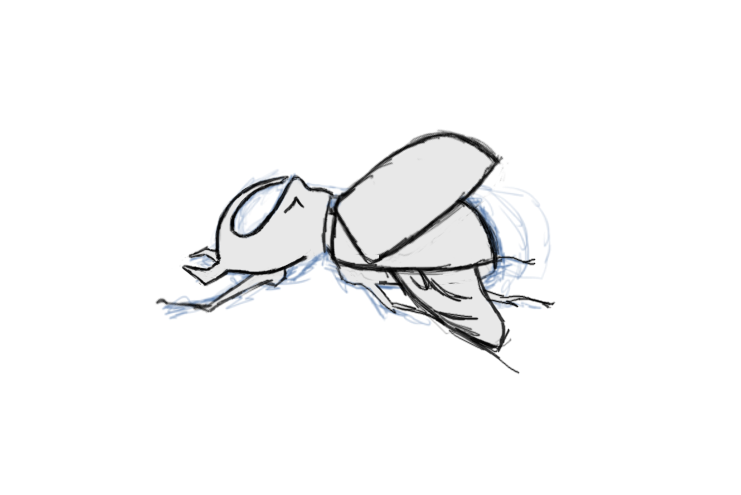
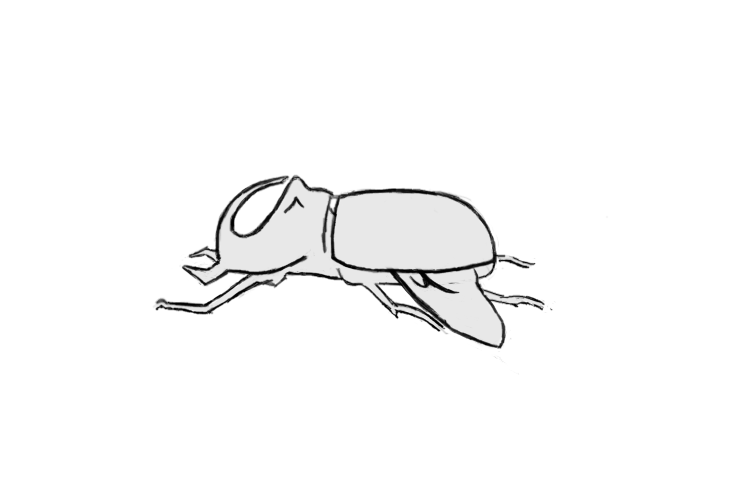
Layered file, before and after one edit (741 x 495). Changes by layer:
painted on "Head_Outline #1" over [280, 266, 292, 272]
hid group "RompOpen" (2 layers) over [326, 129, 510, 269]
painted on "RompClosed_Outline" over [326, 187, 503, 283]
painted on "RompClosed_Colour" over [335, 189, 492, 253]
painted on "Wing_Outline" over [354, 207, 520, 374]
painted on "LowerRomp_Outline" over [282, 210, 608, 290]
painted on "LowerRomp_Colour" over [278, 205, 491, 291]
painted on "MiniLeg_Outline" over [490, 251, 536, 269]
painted on "MiniLeg_Colour" over [493, 254, 533, 268]
painted on "HindLeg_Outline" over [501, 294, 556, 313]
painted on "HindLeg_Colour" over [500, 296, 543, 309]
painted on "MidLeg_Outline" over [335, 266, 448, 332]
painted on "MidLeg_Colour" over [390, 304, 443, 332]
moved "FrontLeg" into group "Beetle" over [152, 260, 346, 315]
painted on "FrontLeg_Outline" over [155, 268, 288, 315]
painted on "FrontLeg_Colour" over [152, 267, 291, 313]
hid "Beetle_Setup" over [161, 168, 552, 327]
